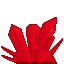
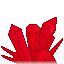
Layered file, before and after one edit (64×64). Changes by layer:
removed layer "bill2.png" over [12, 61, 57, 64]
added layer "Floated Layer #2" (33%) above "Floated Layer #1" over [16, 63, 57, 64]
added layer "Floated Layer #1" (56%) above "Floated Layer" over [14, 62, 57, 63]
added layer "Floated Layer" (76%) above "rubidium-billboard.psd" over [12, 61, 56, 62]
